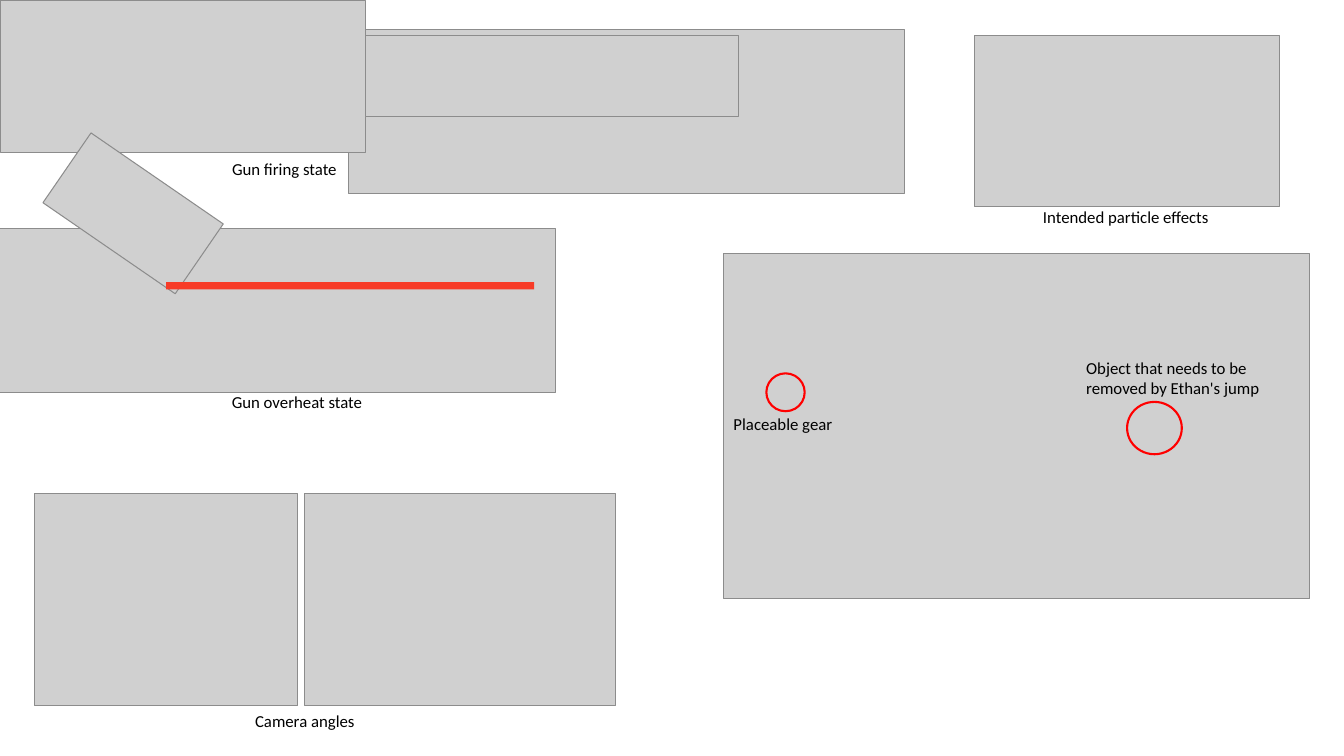
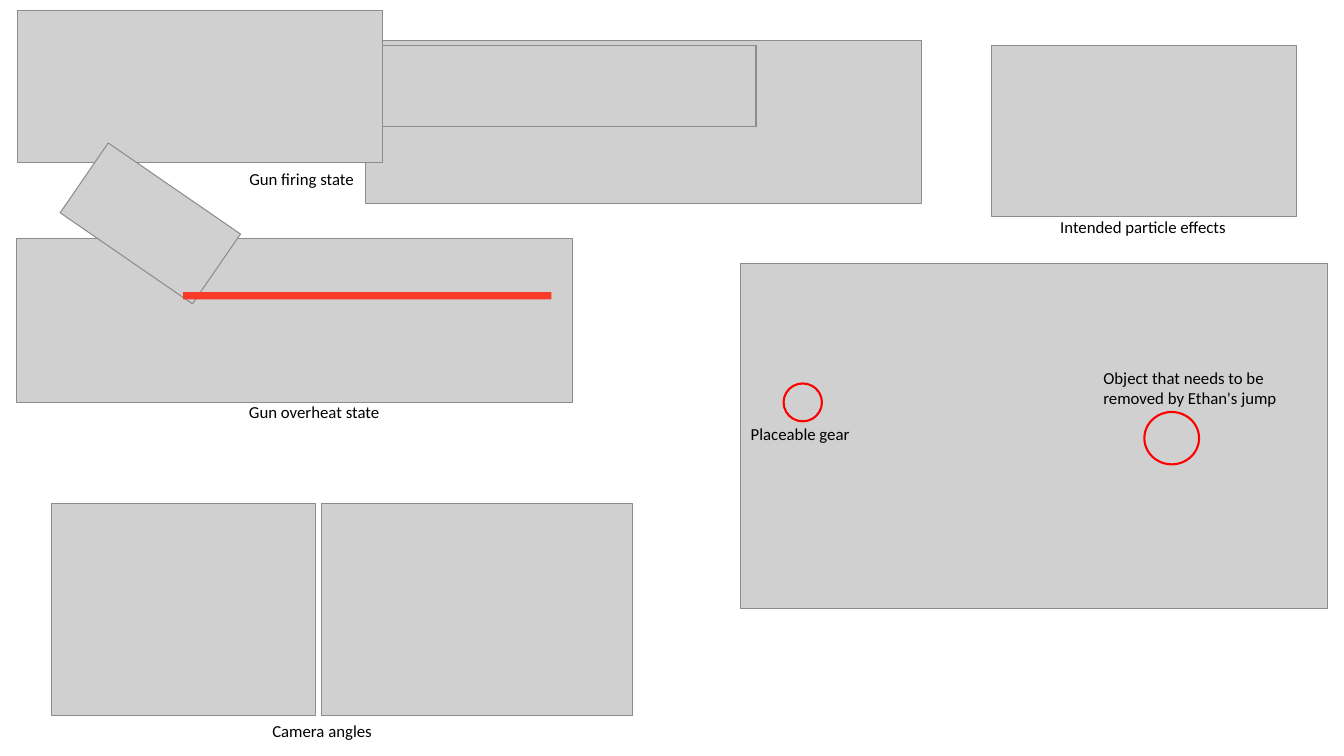
Before and after one commit to Ahillman2000/unity-assignment, a slide deck: slide 1 of unity assignment initial design.pptx. Drawn at 1344x756 pixels with LibreOffice and Linux fonts; fonts in the diff are those of the drawing; grey boxes stand for pictures. Boxes give left, top, right and bottom in pixels: in the first picture for what was removed or moved away, otherwise in the second. Text is boxed around its words. In the diff, an @@ line names an element or a change of style, - is before the commit and + after.

```diff
--- a/unity assignment initial design.pptx
+++ b/unity assignment initial design.pptx
@@ 2 pictures, 1 text, 1 rectangle: place and size @@
-2 pictures, 1 text, 1 rectangle at box(166, 35, 1208, 707)
+2 pictures, 1 text, 1 rectangle at box(184, 45, 1225, 717)
@@ 7 pictures, 5 texts, 2 ellipses: place and size @@
-7 pictures, 5 texts, 2 ellipses at box(0, 0, 1311, 730)
+7 pictures, 5 texts, 2 ellipses at box(17, 10, 1328, 740)
```
Also in this commit, not shown: 13 other files.
